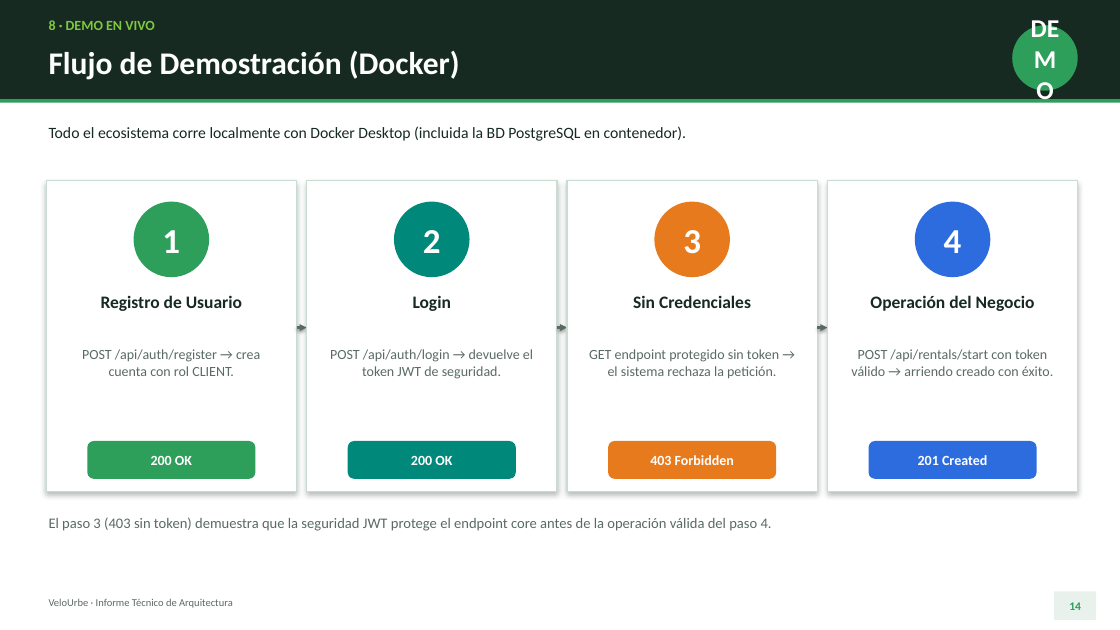
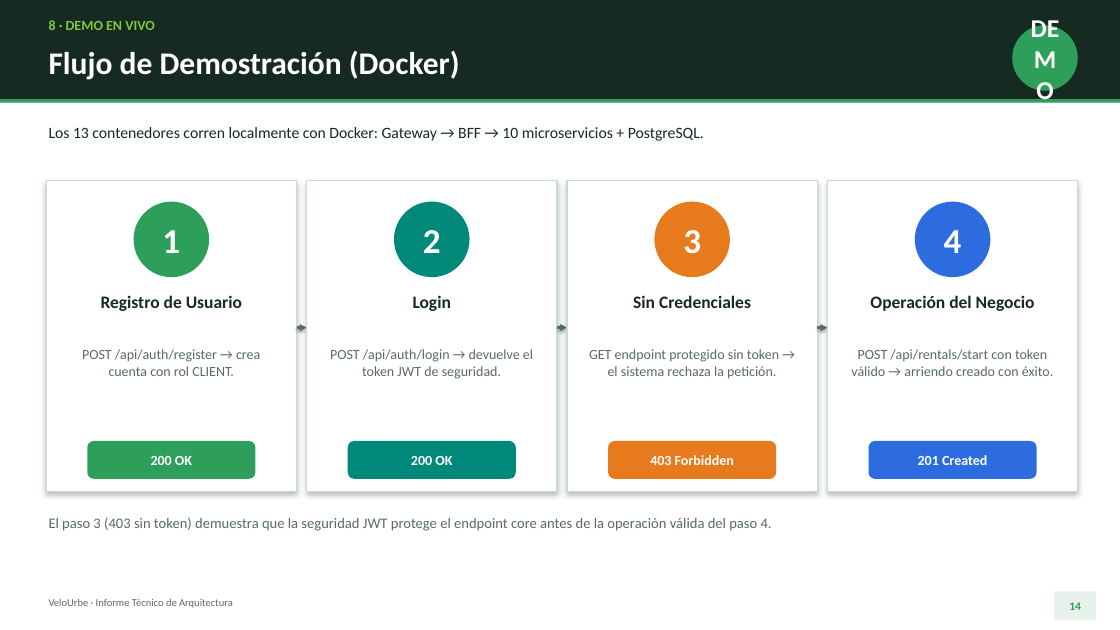
Before and after one commit to ethan1213/velourbe-platform, a slide deck: slide 14 of Presentacion VeloUrbe.pptx. Drawn at 1120x630 pixels with LibreOffice and Linux fonts; fonts in the diff are those of the drawing. Boxes give left, top, right and bottom in pixels: in the first picture for what was removed or moved away, otherwise in the second. Text is boxed around its words. In the diff, an @@ line names an element or a change of style, - is before the commit and + after.

```diff
--- a/Presentacion VeloUrbe.pptx
+++ b/Presentacion VeloUrbe.pptx
@@ text at (x1=49, y1=127, x2=704, y2=141): text changed @@
-Todo el ecosistema corre localmente con Docker Desktop (incluida la BD PostgreSQL en contenedor).
+Los 13 contenedores corren localmente con Docker: Gateway → BFF → 10 microservicios + PostgreSQL.
```
Also in this commit, not shown: 6 other slides changed.
